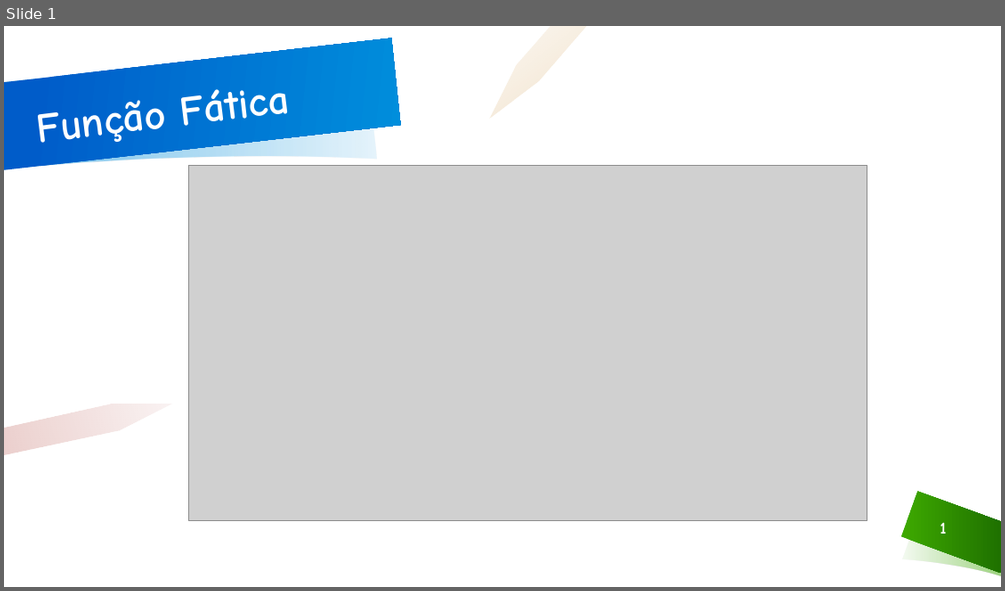
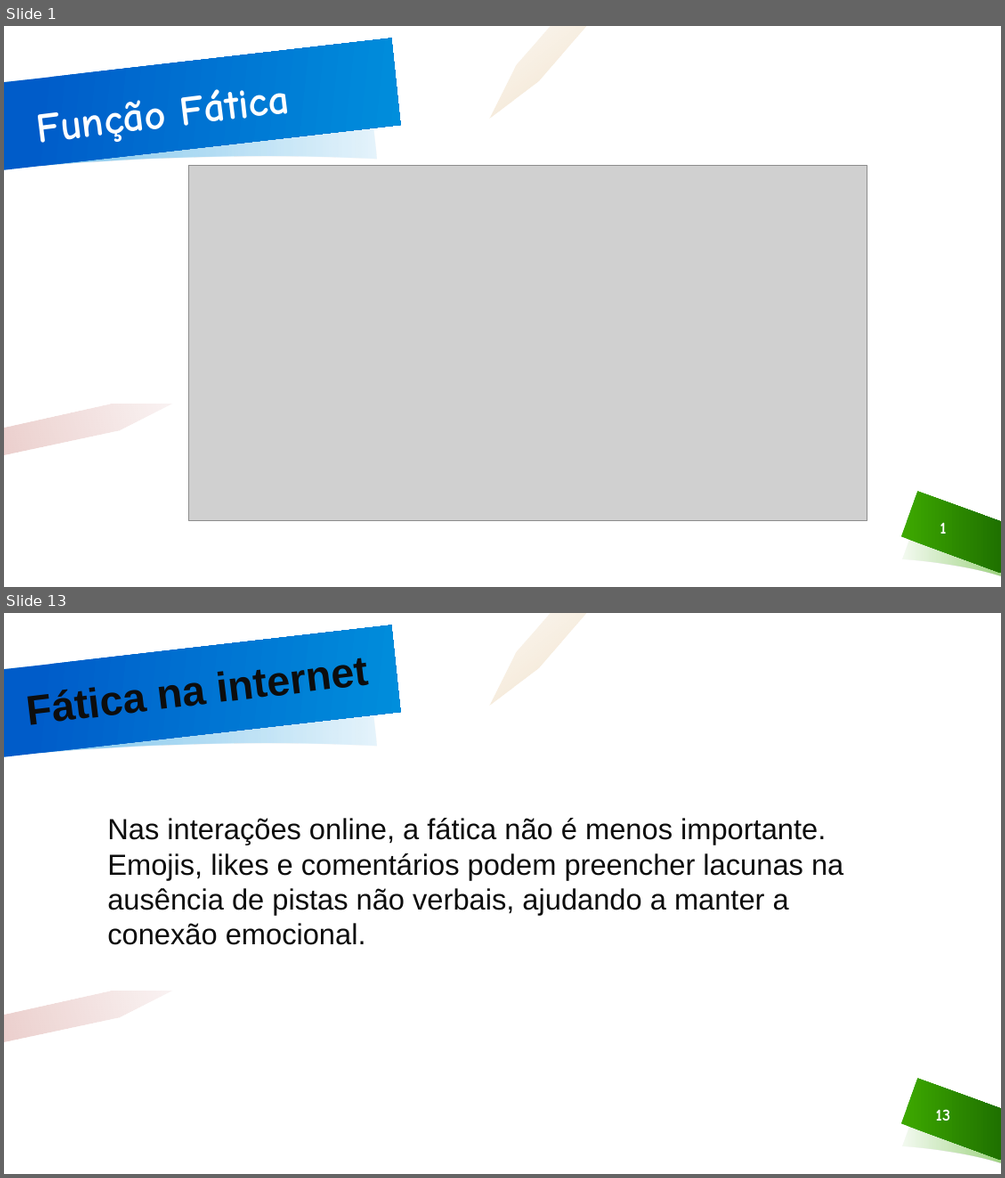
Before and after one commit to 1phantm1/SeminarioPT, a slide deck: funcaoFatica.pptx. Shown one above the other, each under a label of ours: slide 1 before the commit, slides 1 and 13 after it; the slides between them are not shown. The pictures are 1005x591 and 1005x1178 pixels, drawn with LibreOffice and Linux fonts; fonts in the diff are those of the drawing; grey boxes stand for pictures; background and template pictures are left out. Boxes give left, top, right and bottom in pixels: in the first picture for what was removed or moved away, otherwise in the second. Text is boxed around its words. In the diff, an @@ line names an element or a change of style, - is before the commit and + after.

```diff
--- a/funcaoFatica.pptx
+++ b/funcaoFatica.pptx
@@ slide 13 added at (x1=4, y1=613, x2=1001, y2=1174), background #FFFFFF; not listed: 6 template elements that a slide beside it also shows @@
@@ text added at (x1=107, y1=818, x2=843, y2=945), 28 pt, text #0D0D0D @@
+Nas interações online, a fática não é menos importante. Emojis, likes e comentários podem preencher lacunas na ausência de pistas não verbais, ajudando a manter a conexão emocional.
@@ text added at (x1=427, y1=818, x2=496, y2=840), 40 pt, text #0D0D0D, bold @@
+Fática na internet
@@ page number added at (x1=936, y1=1109, x2=951, y2=1120), 16 pt, text #FFFFFF, bold @@
+13
```
Also in this commit, not shown: 4 slides changed, 7 other slides added, 4 slides removed, 2 other files.
